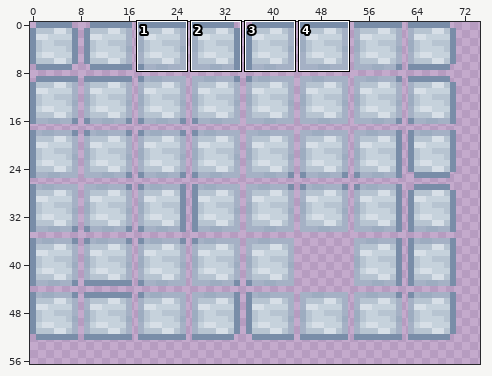
Pixel-art file -- Assets/_UntitledDeepSeaGame/_Content/_Art/_Texture/_Tiles/TX_Tileset_TitaniumPlate.aseprite. Above: a wide view before the commit, with the close-up outlined.
Close-up. Before:
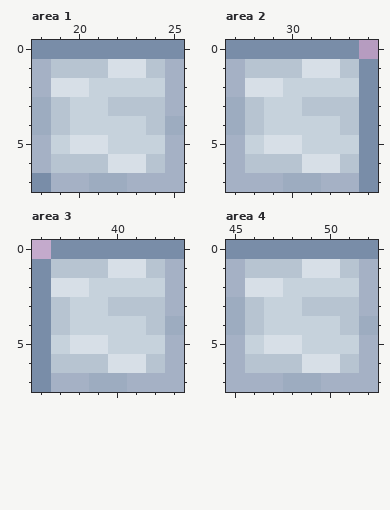
80x64 pixels, 1 frame. Colours within 5 levels of each other are drawn and written as one. Shown: area 1: x 18..25, y 0..7; area 2: x 27..34, y 0..7; area 3: x 36..43, y 0..7; area 4: x 45..52, y 0..7. The wide view leaves out empty margins. The commit also changed other parts of the picture, which this record leaves out.
The result:
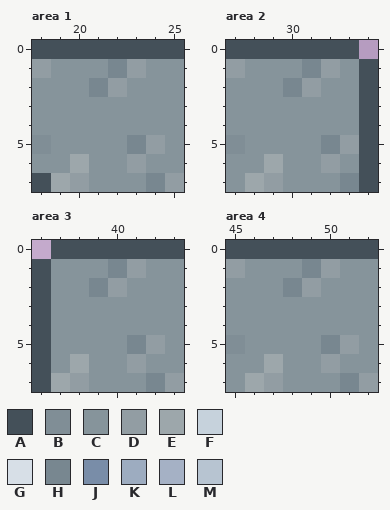
Palette (. is transparent): A #445059  B #808e96  C #86949b  D #929da3  E #9da7ab  F #c6d2dc  G #d7dfe7  H #788790  J #798da8  K #9dacc0  L #a5b1c5  M #b7c4d1
Diff:
Changed rows in their new state; - is an unchanged pixel.
Area 1, layer "TitaniumOre":
first column x 18:
0 AAAAAAAA
1 DCCCHDCC
2 CCCHDCCC
3 CCCCCCCC
4 CCCCCCCC
5 BCCCCHDC
6 CCECCDCC
7 AEDCCCHD
Area 2, layer "TitaniumOre":
first column x 27:
0 AAAAAAA-
1 DCCCHDCA
2 CCCHDCCA
3 CCCCCCCA
4 CCCCCCCA
5 BCCCCHDA
6 CCECCDCA
7 CEDCCCHA
Area 3, layer "TitaniumOre":
first column x 36:
0 -AAAAAAA
1 ACCCHDCC
2 ACCHDCCC
3 ACCCCCCC
4 ACCCCCCC
5 ACCCCHDC
6 ACECCDCC
7 AEDCCCHD
Area 4, layer "TitaniumOre":
first column x 45:
0 AAAAAAAA
1 DCCCHDCC
2 CCCHDCCC
3 CCCCCCCC
4 CCCCCCCC
5 BCCCCHDC
6 CCECCDCC
7 CEDCCCHD
Pixel boxes of the changes (left, top, right, bottom) in both close-ups:
changed: (32, 40, 184, 192)
changed: (226, 40, 378, 192)
changed: (32, 240, 184, 392)
changed: (226, 240, 378, 392)
